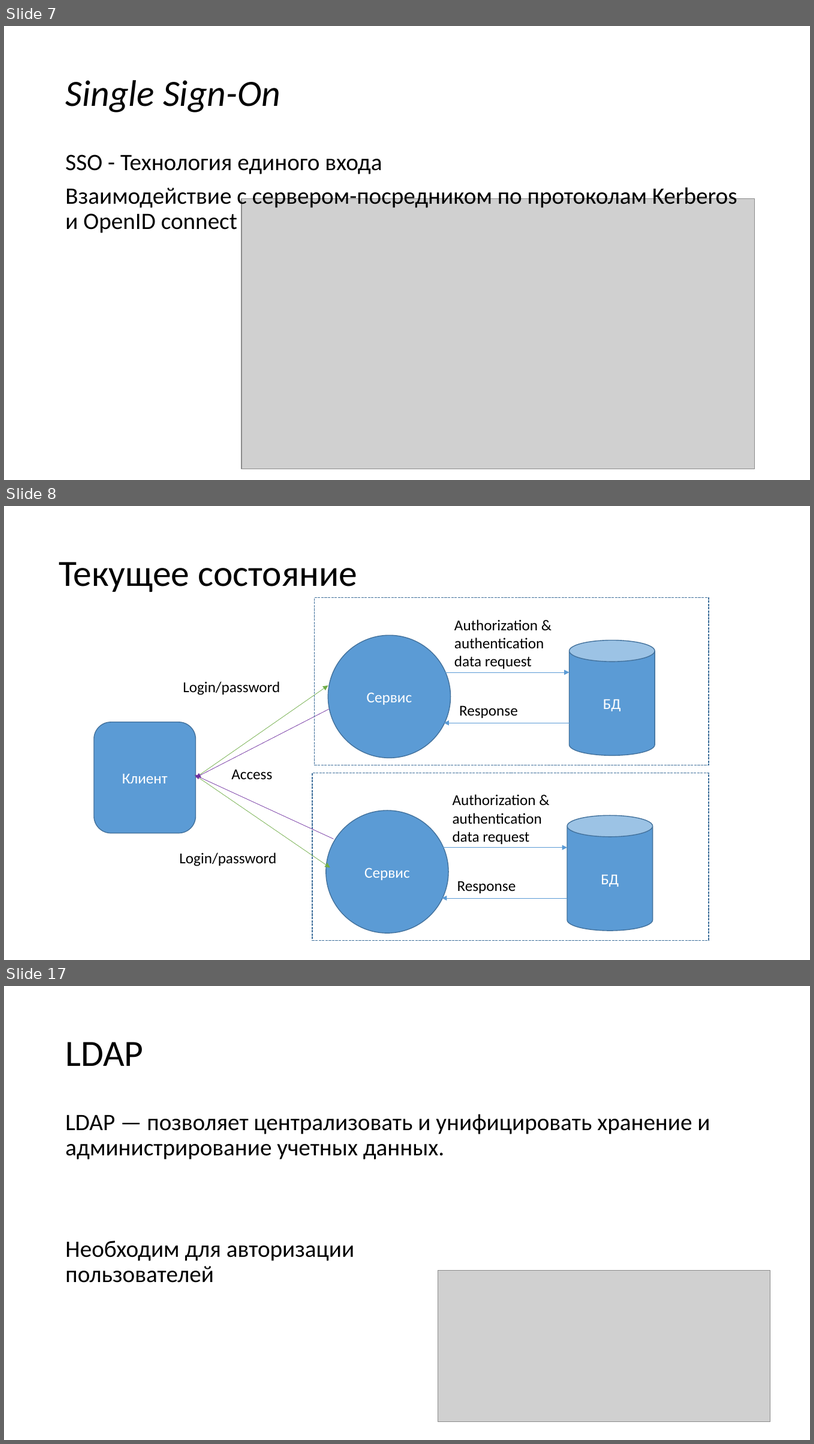
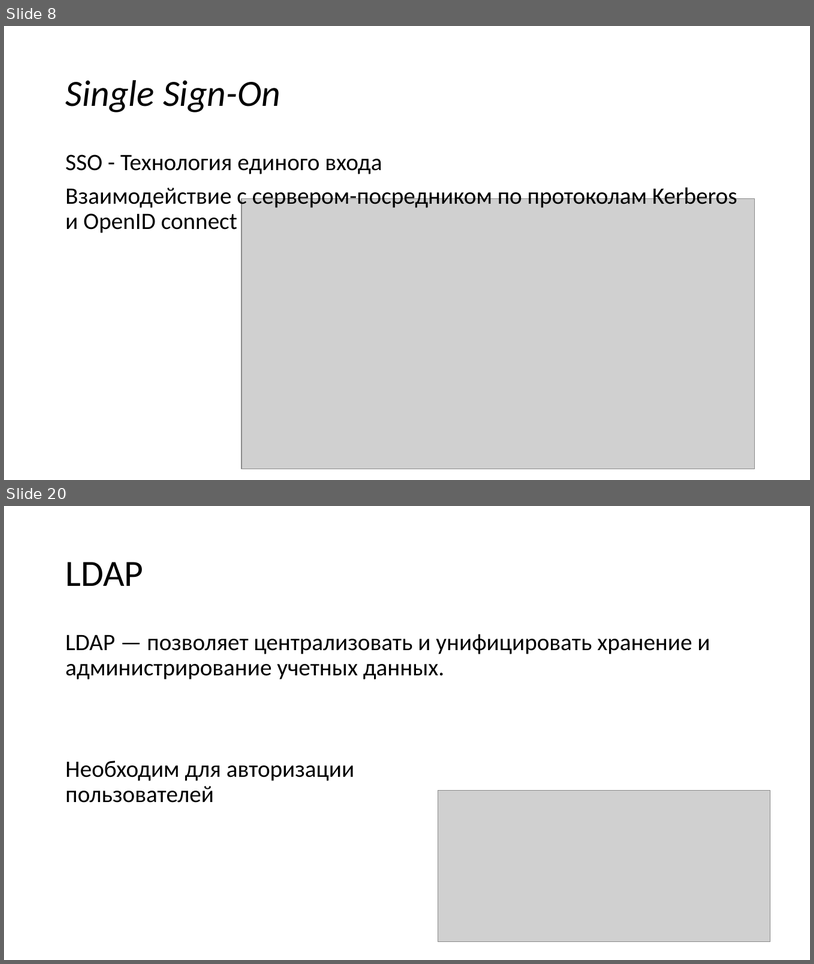
Before and after one commit to KozinOleg97/diplom, a slide deck: Vkr_p2.pptx. Shown one above the other, each under a label of ours: slides 7, 8 and 17 before the commit, slides 8 and 20 after it; the slides between them are not shown. The pictures are 814x1444 and 814x964 pixels, drawn with LibreOffice and Linux fonts; fonts in the diff are those of the drawing; grey boxes stand for pictures. Boxes give left, top, right and bottom in pixels: in the first picture for what was removed or moved away, otherwise in the second. Text is boxed around its words. In the diff, an @@ line names an element or a change of style, - is before the commit and + after.

```diff
--- a/Vkr_p2.pptx
+++ b/Vkr_p2.pptx
@@ slide 8 removed at (x1=4, y1=506, x2=810, y2=960), background #FFFFFF @@
@@ title removed at (x1=59, y1=562, x2=357, y2=592) @@
-Текущее состояние
@@ rectangle removed at (x1=314, y1=597, x2=709, y2=765) @@
@@ text removed at (x1=455, y1=619, x2=544, y2=669) @@
-Authorization & authentication
-data request
@@ ellipse removed at (x1=328, y1=636, x2=451, y2=758) @@
-Сервис
@@ cylinder removed at (x1=570, y1=640, x2=655, y2=755) @@
-БД
@@ text removed at (x1=183, y1=681, x2=280, y2=695) @@
-Login/password
@@ arrow removed from (196, 778) to (328, 685) @@
@@ arrow removed from (445, 672) to (570, 672) @@
@@ arrow removed from (329, 709) to (196, 778) @@
@@ text removed at (x1=459, y1=705, x2=518, y2=718) @@
-Response
@@ rounded rectangle removed at (x1=94, y1=722, x2=196, y2=832) @@
-Клиент
@@ arrow removed from (570, 723) to (444, 723) @@
@@ arrow removed from (195, 775) to (330, 867) @@
@@ arrow removed from (333, 839) to (195, 775) @@
@@ text removed at (x1=231, y1=769, x2=272, y2=780) @@
-Access
@@ rectangle removed at (x1=312, y1=773, x2=710, y2=940) @@
@@ ellipse removed at (x1=326, y1=810, x2=449, y2=933) @@
-Сервис
@@ text removed at (x1=453, y1=794, x2=542, y2=844) @@
-Authorization & authentication
-data request
@@ cylinder removed at (x1=568, y1=815, x2=653, y2=930) @@
-БД
@@ arrow removed from (443, 847) to (568, 847) @@
@@ text removed at (x1=179, y1=852, x2=276, y2=866) @@
-Login/password
@@ text removed at (x1=458, y1=880, x2=516, y2=893) @@
-Response
@@ arrow removed from (568, 898) to (442, 898) @@
@@ what was slide 7 is now slide 8 @@
@@ what was slide 17 is now slide 20 @@
```
Also in this commit, not shown: 12 slides changed, 6 slides added, 1 other slide removed, 1 other file.
